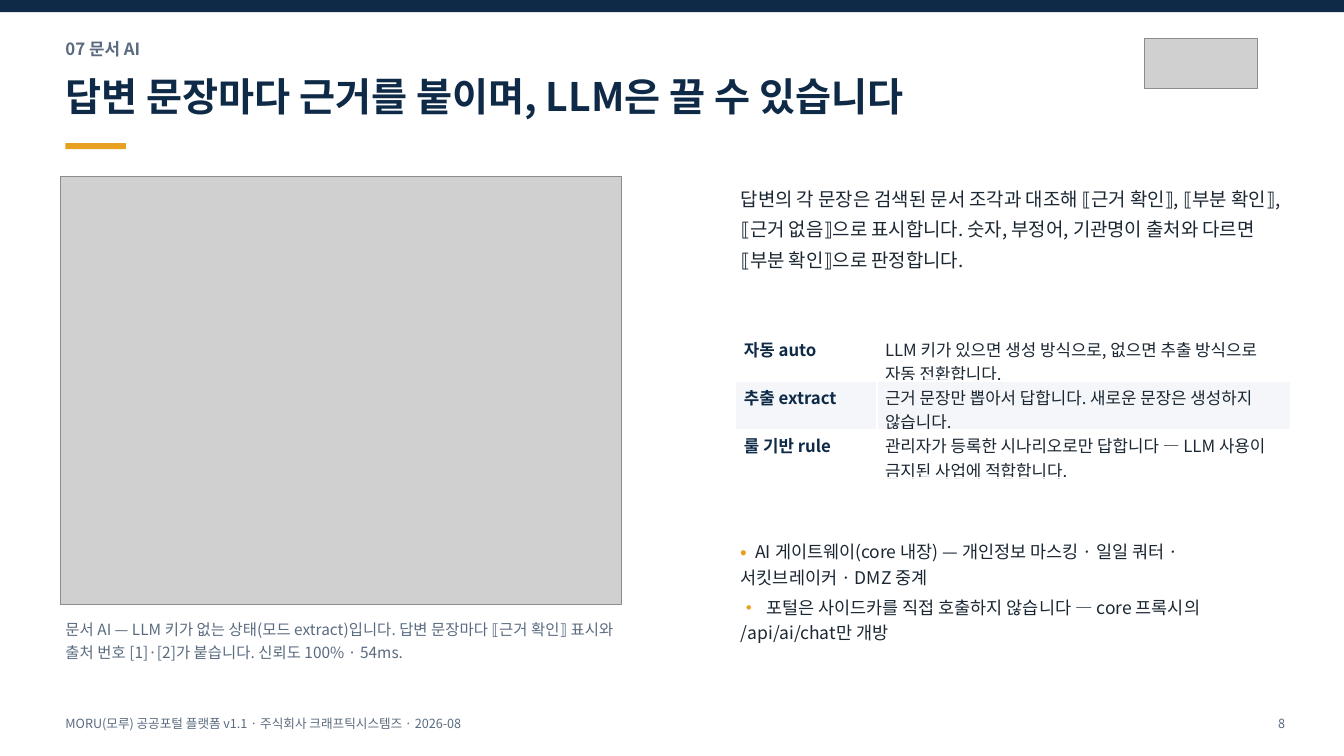
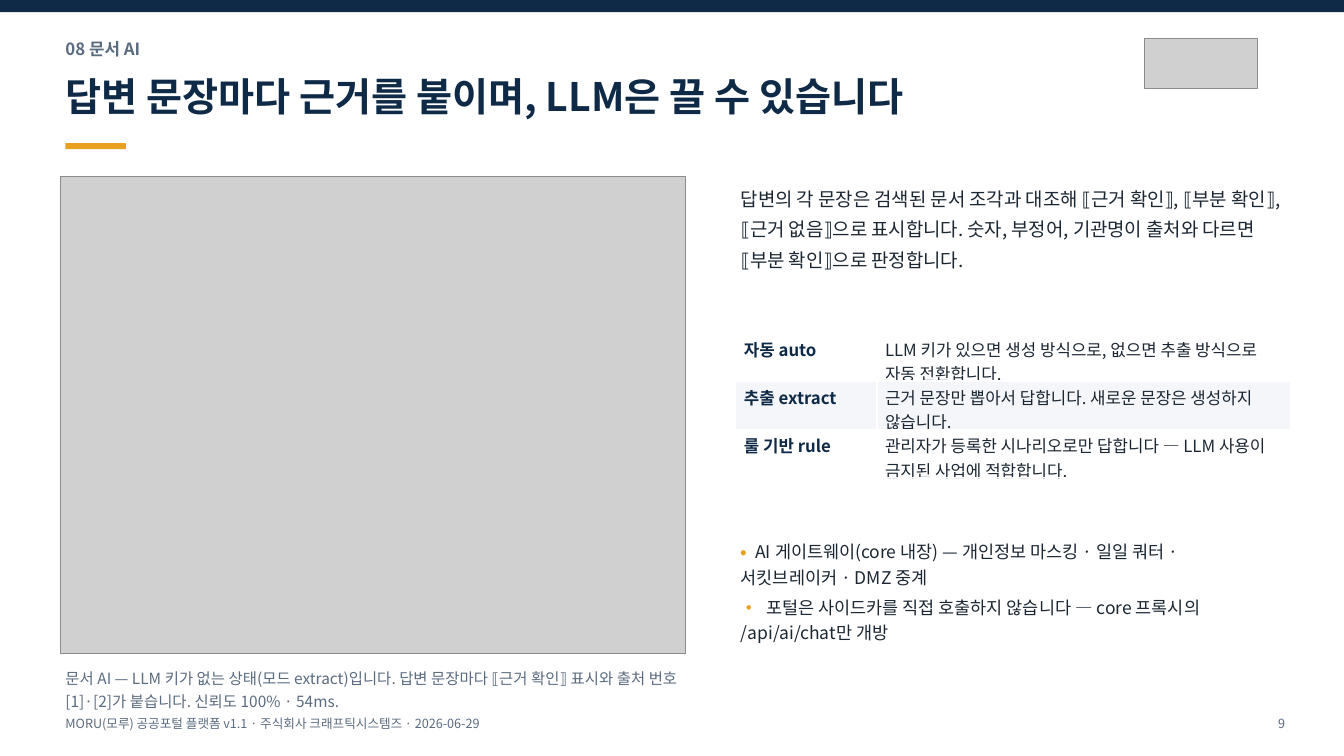
Before and after one commit to mhb8436/moru-release, a slide deck: slide 9 of docs/MORU-발표자료-v1.1.pptx (slide 8 before the commit). Drawn at 1344x756 pixels with LibreOffice and Linux fonts; fonts in the diff are those of the drawing; grey boxes stand for pictures. Boxes give left, top, right and bottom in pixels: in the first picture for what was removed or moved away, otherwise in the second. Text is boxed around its words. In the diff, an @@ line names an element or a change of style, - is before the commit and + after.

Commit message:
소개서 · 리플릿 · 발표 자료 · 시연 영상에 화면 부품을 넣는다
소개서는 9쪽에서 10쪽이 된다 — 5쪽 「04 화면 부품 — KRDS React 45종」을
새로 넣고 뒤 절 번호와 쪽 번호를 하나씩 밀었다.

리플릿 앞면에 「화면 부품」 블록과 「45종」 통계 칸, 알약을 넣고, 자리를
만들려고 히어로 캡처를 66mm 에서 44mm 로 줄였다.

발표 자료는 15장에서 16장이 된다 — 7번 슬라이드로 넣었다.

시연 영상은 1분 41초에서 1분 59초가 된다 — 아웃트로 앞에 「7. 화면 부품」
장면을 끼웠다.

README 와 랜딩의 쪽수 · 장수 · 재생 시간을 여기에 맞춘다.

```diff
--- a/docs/MORU-발표자료-v1.1.pptx
+++ b/docs/MORU-발표자료-v1.1.pptx
@@ text at (65,41,140,57): text changed @@
-07 문서 AI
+08 문서 AI
@@ picture: place and size @@
-picture at (60,176,621,605)
+picture at (60,176,686,654)
@@ text "문서 AI — LLM 키가 ..." rewrapped from (65,622,614,661) to (65,671,677,710) @@
@@ text at (65,717,480,731): text changed @@
-MORU(모루) 공공포털 플랫폼 v1.1 · 주식회사 크래프틱시스템즈 · 2026-08
+MORU(모루) 공공포털 플랫폼 v1.1 · 주식회사 크래프틱시스템즈 · 2026-06-29
```
Also in this commit, not shown: 14 other slides changed, 1 slide added, 6 other files.
